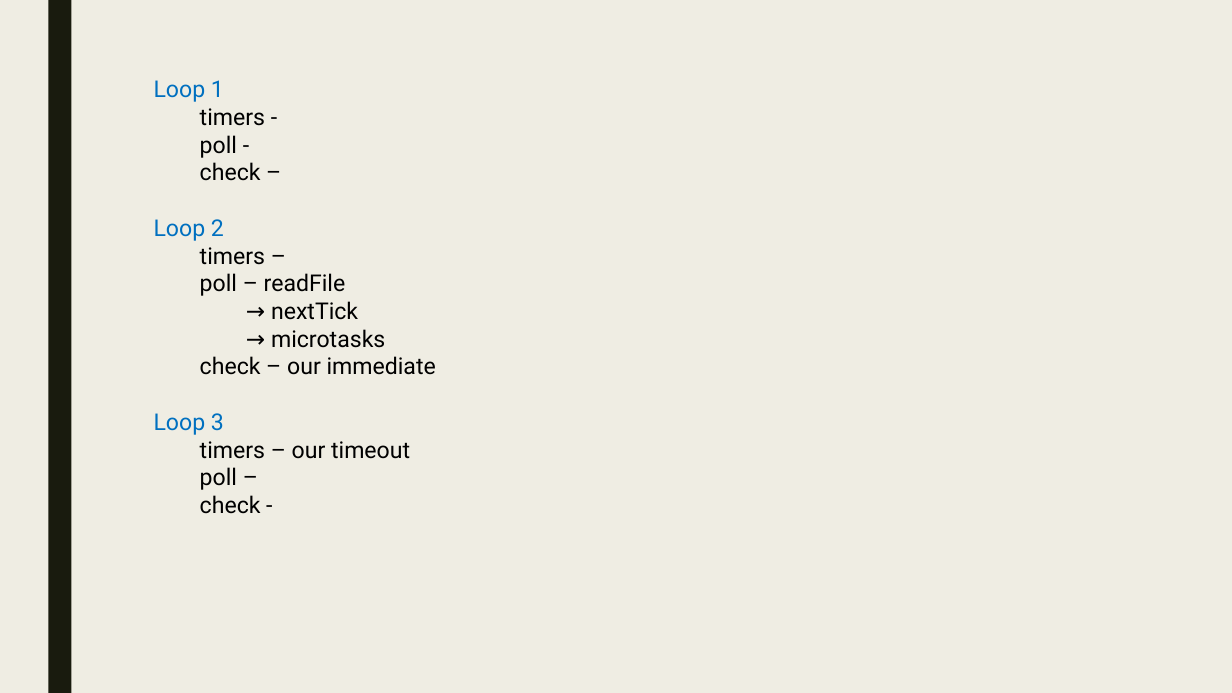
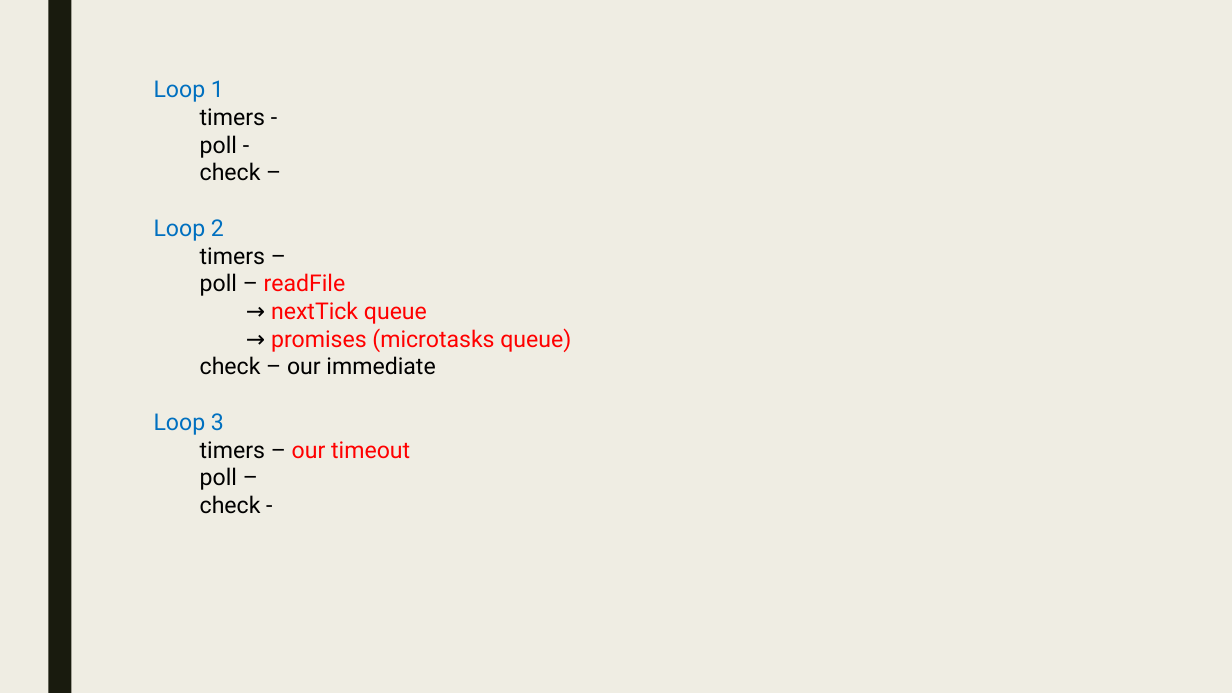
Before and after one commit to nabriski/lectures, a slide deck: slide 15 of event-loop/prez.pptx (slide 14 before the commit). Drawn at 1232x693 pixels with LibreOffice and Linux fonts; fonts in the diff are those of the drawing. Boxes give left, top, right and bottom in pixels: in the first picture for what was removed or moved away, otherwise in the second. Text is boxed around its words. In the diff, an @@ line names an element or a change of style, - is before the commit and + after.

```diff
--- a/event-loop/prez.pptx
+++ b/event-loop/prez.pptx
@@ text at (200,273,410,459): text colour #000000 to #FF0000 in "readFile", "our timeout" @@
@@ text at (271,301,571,352): text changed; text colour #000000 to #FF0000 @@
-→ nextTick
-→ microtasks
+→ nextTick queue
+→ promises (microtasks queue)
```
Also in this commit, not shown: 5 other slides changed, 1 slide added.
